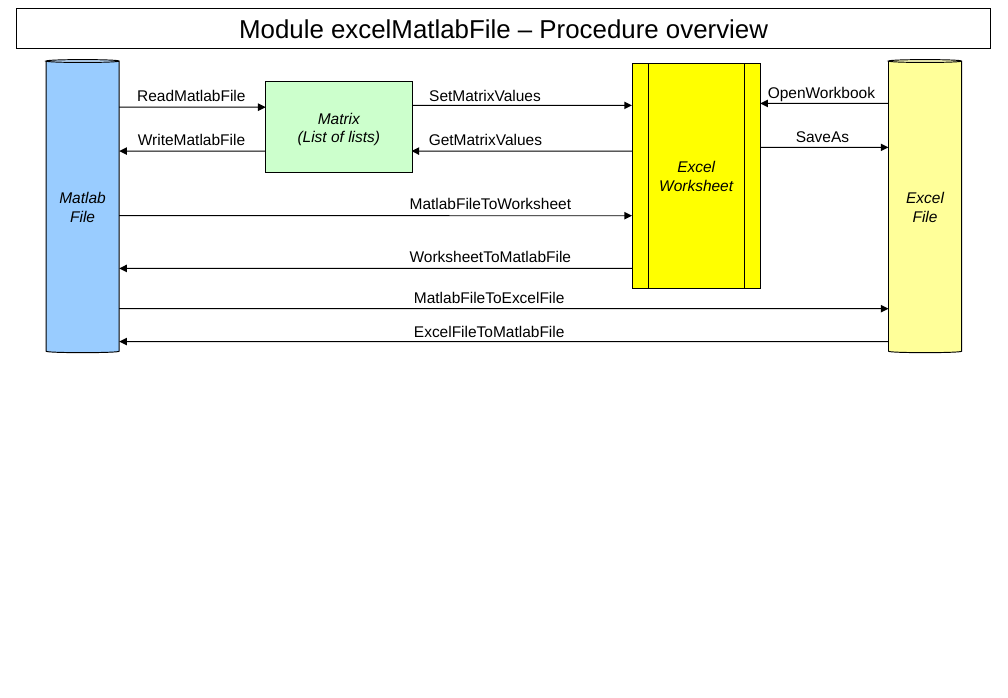
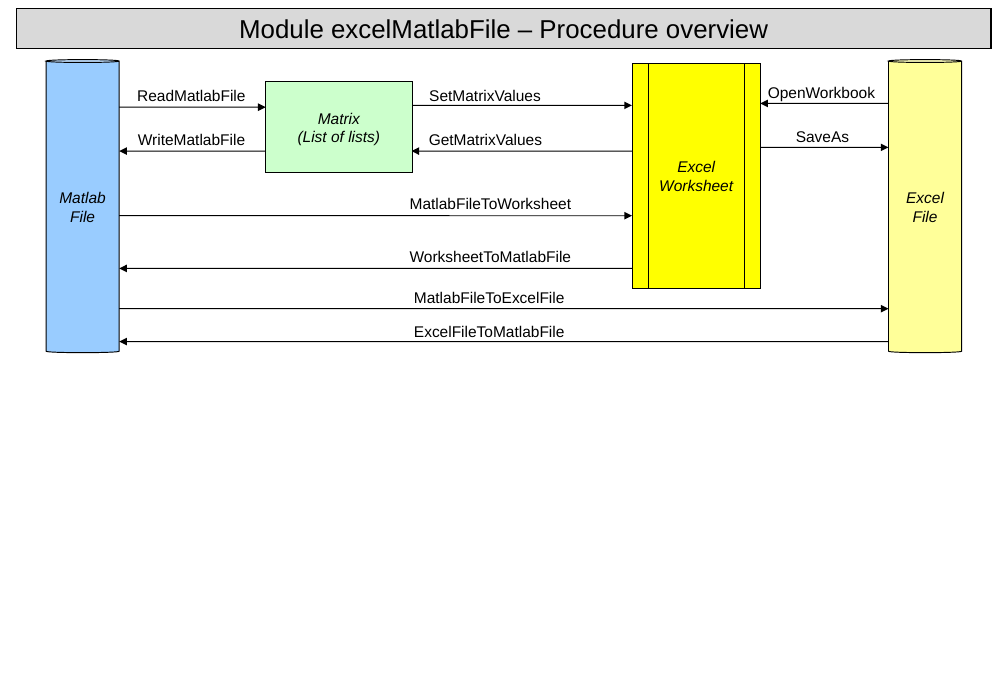
Before and after one commit to digsrc/cawt, a slide deck: slide 4 of Documentation/UserManual/CawtFigures.ppt. Drawn at 1008x698 pixels with LibreOffice and Linux fonts; fonts in the diff are those of the drawing. Boxes give left, top, right and bottom in pixels: in the first picture for what was removed or moved away, otherwise in the second. Text is boxed around its words. In the diff, an @@ line names an element or a change of style, - is before the commit and + after.

```diff
--- a/Documentation/UserManual/CawtFigures.ppt
+++ b/Documentation/UserManual/CawtFigures.ppt
@@ title "Module excelMatlabFile – Procedure overview" at (17,8,990,48): fill none to #D9D9D9; outline #000000 0.74 pt to #000000 0.99 pt @@
```
Also in this commit, not shown: 7 other slides changed, 1 other file.
